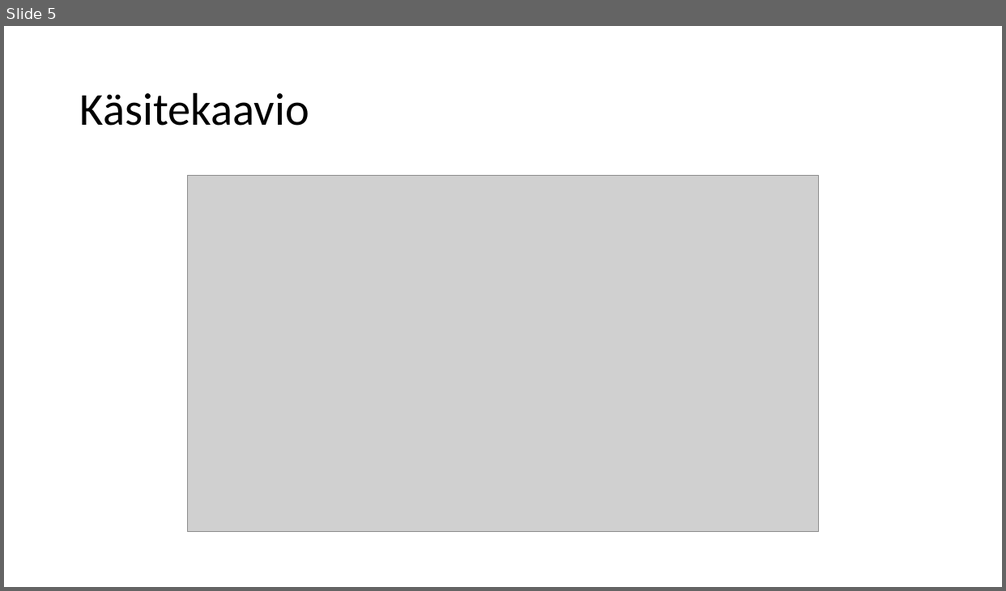
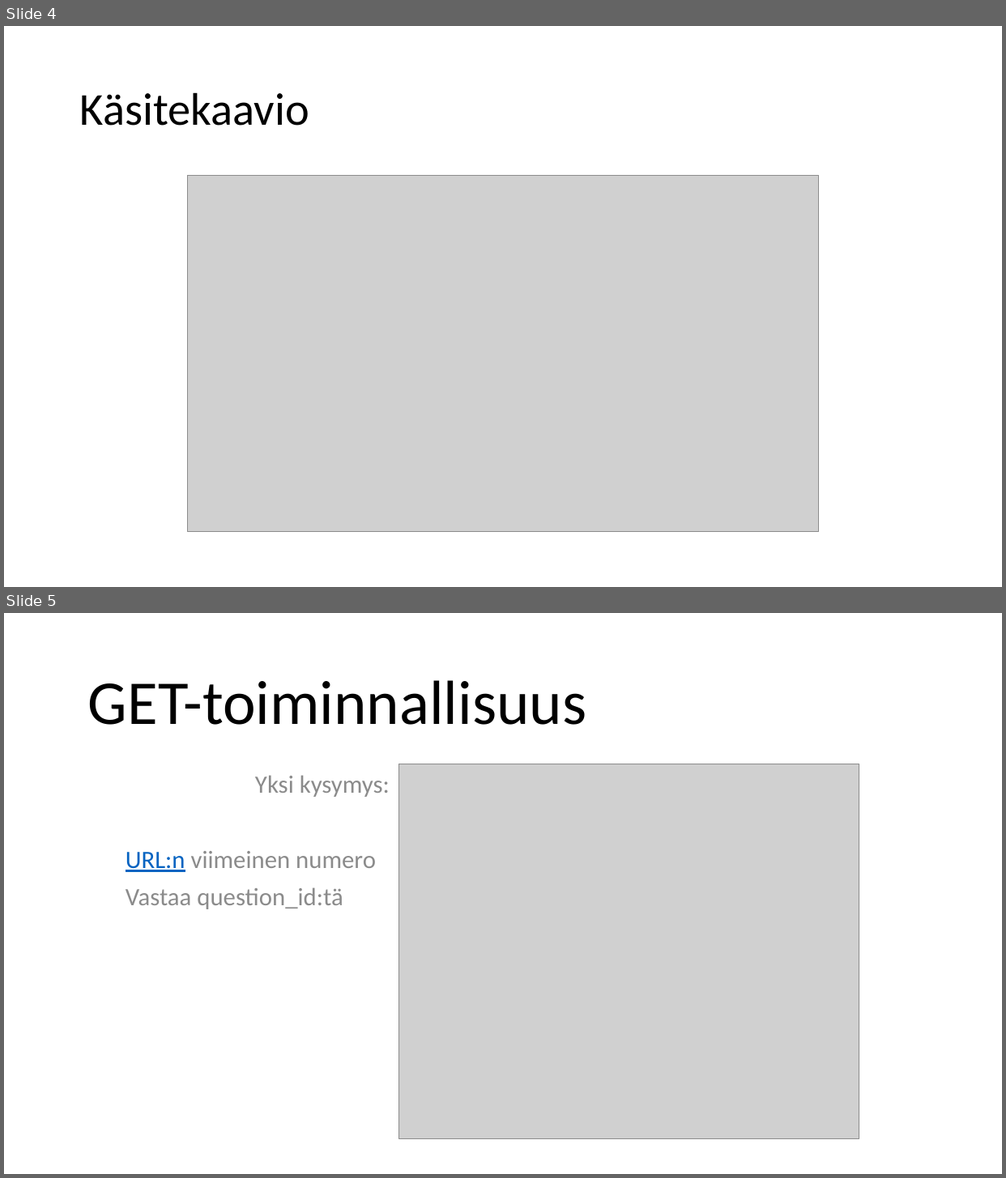
Before and after one commit to rottabonus/SpringGenesys, a slide deck: SG_Esitys.pptx. Shown one above the other, each under a label of ours: slide 5 before the commit, slides 4 and 5 after it. The pictures are 1006x591 and 1006x1178 pixels, drawn with LibreOffice and Linux fonts; fonts in the diff are those of the drawing; grey boxes stand for pictures. Boxes give left, top, right and bottom in pixels: in the first picture for what was removed or moved away, otherwise in the second. Text is boxed around its words. In the diff, an @@ line names an element or a change of style, - is before the commit and + after.

```diff
--- a/SG_Esitys.pptx
+++ b/SG_Esitys.pptx
@@ slide 5 added at box(4, 613, 1002, 1174), background #FFFFFF @@
@@ title added at box(88, 680, 586, 725), 60 pt, text #000000 @@
+GET-toiminnallisuus
@@ text added at box(126, 775, 390, 909), 24 pt, text #8C8C8C @@
+Yksi kysymys:
+URL:n viimeinen numero
+Vastaa question_id:tä
@@ picture added at box(398, 764, 859, 1139) @@
@@ what was slide 5 is now slide 4 @@
```
Also in this commit, not shown: 1 slide changed.
